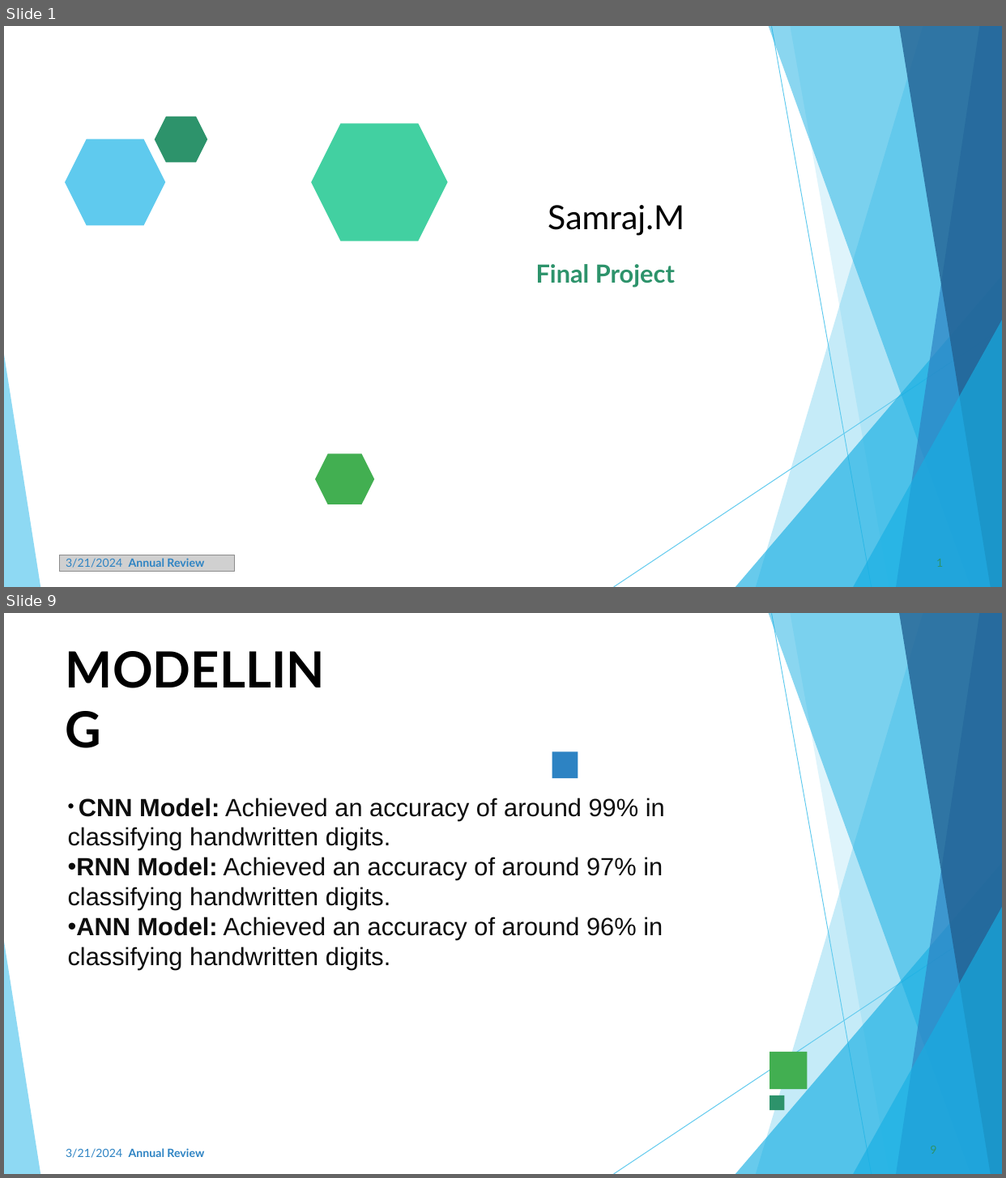
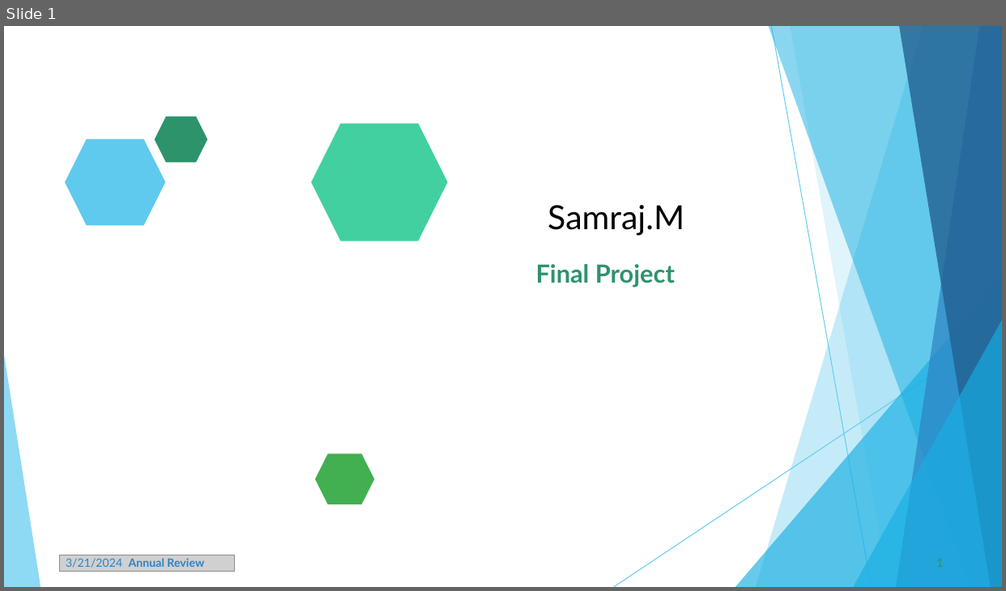
Before and after one commit to samraj46/NaanMudhalvan, a slide deck: samraj PPt.pptx. Shown one above the other, each under a label of ours: slides 1 and 9 before the commit, slide 1 after it; the slides between them are not shown. The pictures are 1006x1178 and 1006x591 pixels, drawn with LibreOffice and Linux fonts; fonts in the diff are those of the drawing; grey boxes stand for pictures; background and template pictures are left out. Boxes give left, top, right and bottom in pixels: in the first picture for what was removed or moved away, otherwise in the second. Text is boxed around its words. In the diff, an @@ line names an element or a change of style, - is before the commit and + after.

```diff
--- a/samraj PPt.pptx
+++ b/samraj PPt.pptx
@@ slide 9 removed at bbox=[4, 613, 1002, 1174], background #FFFFFF; not listed: 10 template elements that a slide beside it also shows @@
@@ text removed at bbox=[65, 637, 335, 699] @@
-MODELLING
@@ freeform shape removed at bbox=[552, 752, 577, 777] @@
@@ text removed at bbox=[68, 798, 665, 970] @@
-• CNN Model: Achieved an accuracy of around 99% in classifying handwritten digits.
-• RNN Model: Achieved an accuracy of around 97% in classifying handwritten digits.
-• ANN Model: Achieved an accuracy of around 96% in classifying handwritten digits.
@@ freeform shape removed at bbox=[769, 1052, 808, 1089] @@
@@ freeform shape removed at bbox=[769, 1096, 785, 1111] @@
@@ page number removed at bbox=[930, 1146, 936, 1154] @@
-9
@@ text removed at bbox=[66, 1148, 204, 1158] @@
-3/21/2024 Annual Review
```
Also in this commit, not shown: 7 slides changed, 1 other slide removed.
